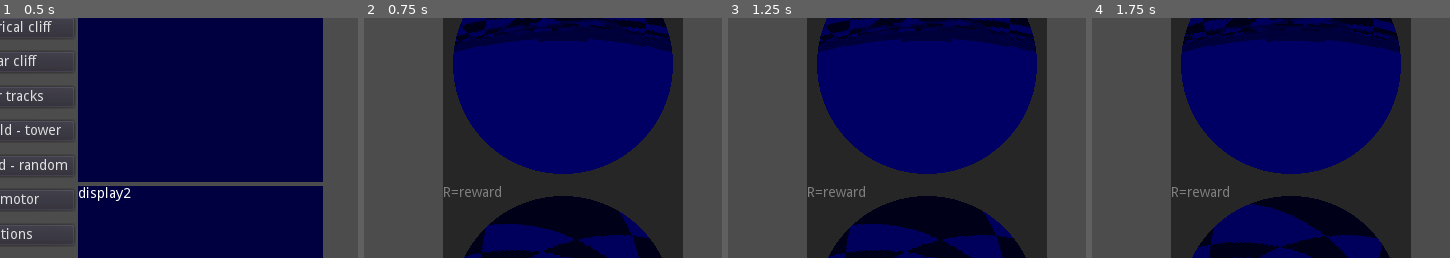
Above: before the commit, frames 1-4 (left to right).
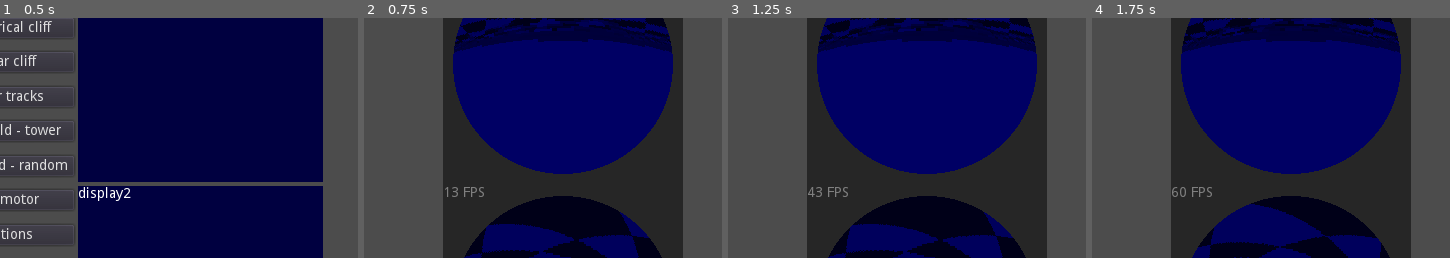
Above: after the commit, the same moments.

Repository: sn-lab/MouseGoggles
Game: Godot game, scene res://sceneSelect.tscn
Same seed, same stepped clock (60 frames per second), same inputs: the game is played once before the commit and once after it.
Inputs (mouse positions are % of the whole screen's width and height, from its top left):
- Up to frame 1 (0.5 s): no input
- Up to frame 2 (0.75 s): click "habituation" at 0.5 s
- Up to frame 3 (1.25 s): no input
- Up to frame 4 (1.75 s): tap Enter at 1.25 s; move the mouse to (55, 50) at 1.27 s; tap R at 1.35 s
The pictures show only the part of the screen within x 22-72%, y 15-65%; the shares and areas given below are measured in that part.

Frame 1 is identical in both runs. In frame 2, 0.3% of the frame differs, in the area x 22-39%, y 70-75%; in frame 3, 0.3%; in frame 4, 0.3%.
Error before the commit: Assertion failed: UDP listen failed (res://habituationScene.gd:57)

Commit message:
Bug fixes; window now correctly positioned on "run" instead of "edit"

Diff:
--- a/Godot/MouseVR Godot Project V2.1/commonSettings.gd
+++ b/Godot/MouseVR Godot Project V2.1/commonSettings.gd
@@ -8,7 +8,7 @@
 export var eye_pitch = 10 # degrees from the horizontal (+ = looking up)
 export var eye_yaw = 45 # degrees away from the head yaw (forward-facing = 0 deg, side-facing = 90)
 export var brightness_modulate = 0.5 # global brightness modulation (0 = black, 1 = max)
-export var record_eyes = true #(true or false) record eye-tracking video alongside the experiment?
+export var record_eyes = false #(true or false) record eye-tracking video alongside the experiment?
 
 #movement parameters
 export var frames_per_second = 60.0 # should be the same as the project settings>debug>settings>force FPS
--- a/Godot/MouseVR Godot Project V2.1/habituationScene.gd
+++ b/Godot/MouseVR Godot Project V2.1/habituationScene.gd
@@ -98,9 +98,9 @@
 		dataLog.append(dataArray[i])
 
 	#update text label
-#	fpslabel.text = str(fps) + " FPS"
-#	fpslabel.text = str(head_z)
-	fpslabel.text = "R=reward"
+	fpslabel.text = str(fps) + " FPS"
+	#fpslabel.text = str(head_z)
+	#fpslabel.text = "R=reward"
 
 	#reset movements
 	head_thrust = 0
--- a/Godot/MouseVR Godot Project V2.1/receptiveFieldScene.gd
+++ b/Godot/MouseVR Godot Project V2.1/receptiveFieldScene.gd
@@ -221,8 +221,9 @@
 
 
 	#update text label
-	fpslabel.text = str(eye_azimuths[trial_order[current_trial-1]])
+	#fpslabel.text = str(eye_azimuths[trial_order[current_trial-1]])
 	#fpslabel.text = str(lefteye.translation.z)
+	fpslabel.text = str(fps) + " FPS"
 
 	#reset movements
 	head_thrust = 0
--- a/Godot/MouseVR Godot Project V2.1/sceneSelect.gd
+++ b/Godot/MouseVR Godot Project V2.1/sceneSelect.gd
@@ -28,6 +28,21 @@
 
 # Called when the node enters the scene tree for the first time.
 func _ready():
+
+	#position game window
+	OS.set_window_size(Vector2(720,480))
+	var screen_size = OS.get_screen_size()
+	var window_size = OS.get_window_size()
+	var centered_pos = (screen_size-window_size)/2
+	OS.set_window_position(centered_pos)
+	OS.set_window_resizable(false)
+
+	#create fullscreen game window
+	#get_tree().root.content_scale_size = Vector2i(720,480)
+	#get_tree().root.content_scale_mode = Window.CONTENT_SCALE_MODE_CANVAS_ITEMS
+	#get_tree().root.content_scale_aspect = Window.CONTENT_SCALE_ASPECT_KEEP
+	#DisplayServer.window_set_mode(DisplayServer.WINDOW_MODE_FULLSCREEN)
+	#DisplayServer.window_set_flag(DisplayServer.WINDOW_FLAG_BORDERLESS, true)
 
 	#modulate screen brightness
 	viewport1.color = Color(0, 0, 0.5*brightness_modulate)
